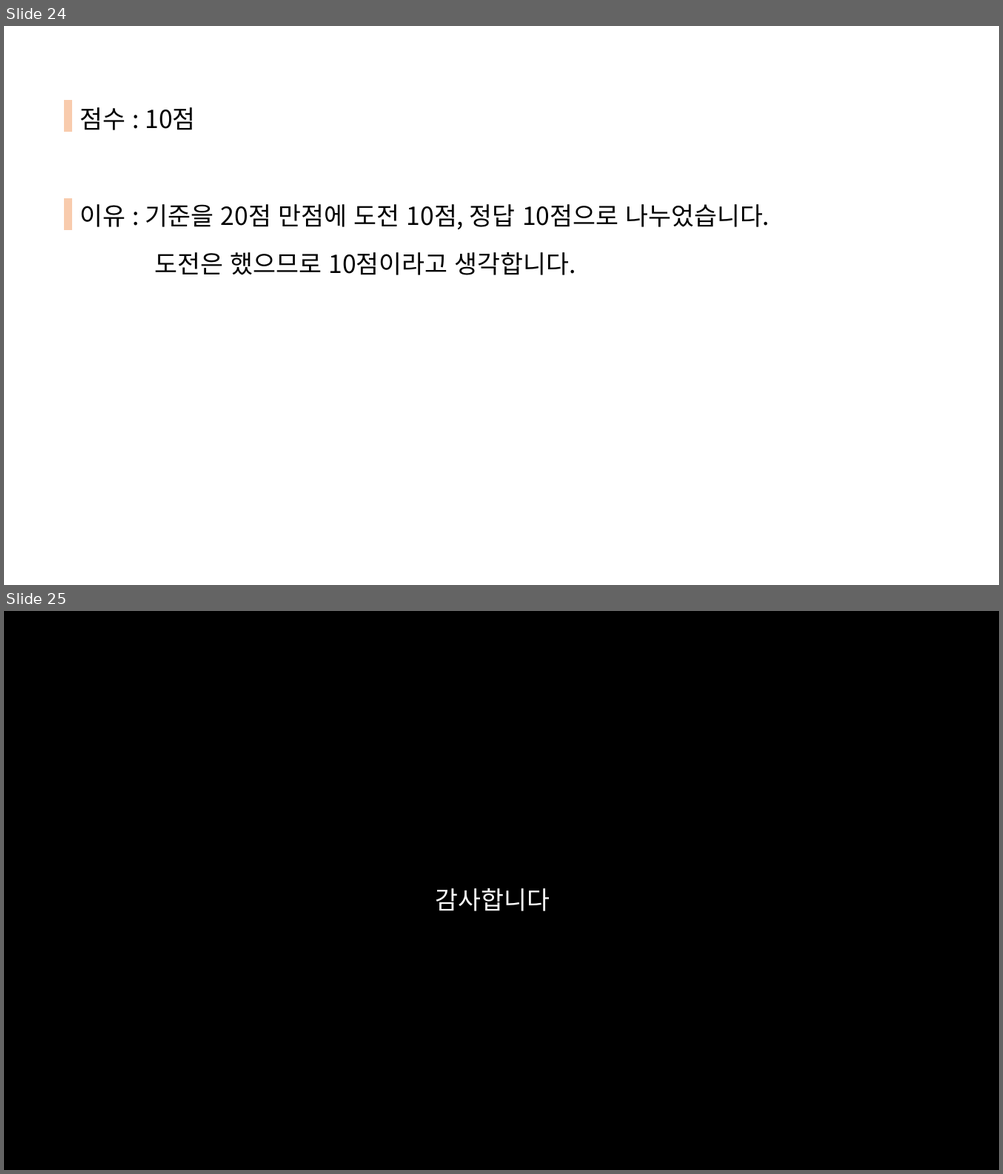
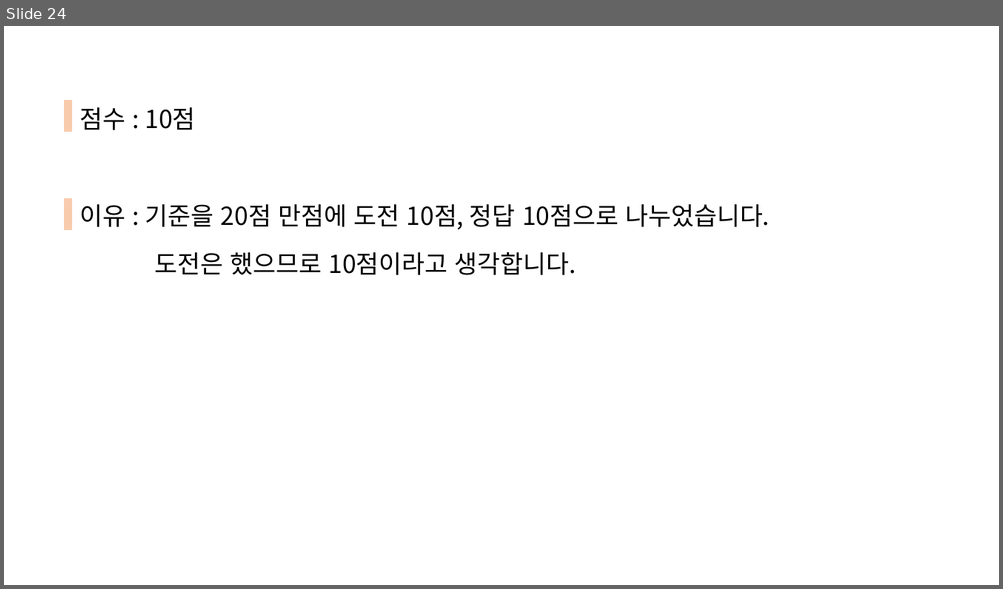
Before and after one commit to jimin5953/React, a slide deck: 0510/5 10 발표.pptx. Shown one above the other, each under a label of ours: slides 24 and 25 before the commit, slide 24 after it. The pictures are 1003x1174 and 1003x589 pixels, drawn with LibreOffice and Linux fonts; fonts in the diff are those of the drawing. Boxes give left, top, right and bottom in pixels: in the first picture for what was removed or moved away, otherwise in the second. Text is boxed around its words. In the diff, an @@ line names an element or a change of style, - is before the commit and + after.

```diff
--- a/0510/5 10 발표.pptx
+++ b/0510/5 10 발표.pptx
@@ slide 25 removed at [4, 611, 999, 1170], background #000000 @@
@@ text removed at [435, 889, 549, 911] @@
-감사합니다
```
Also in this commit, not shown: 8 slides added, 8 other slides removed.
